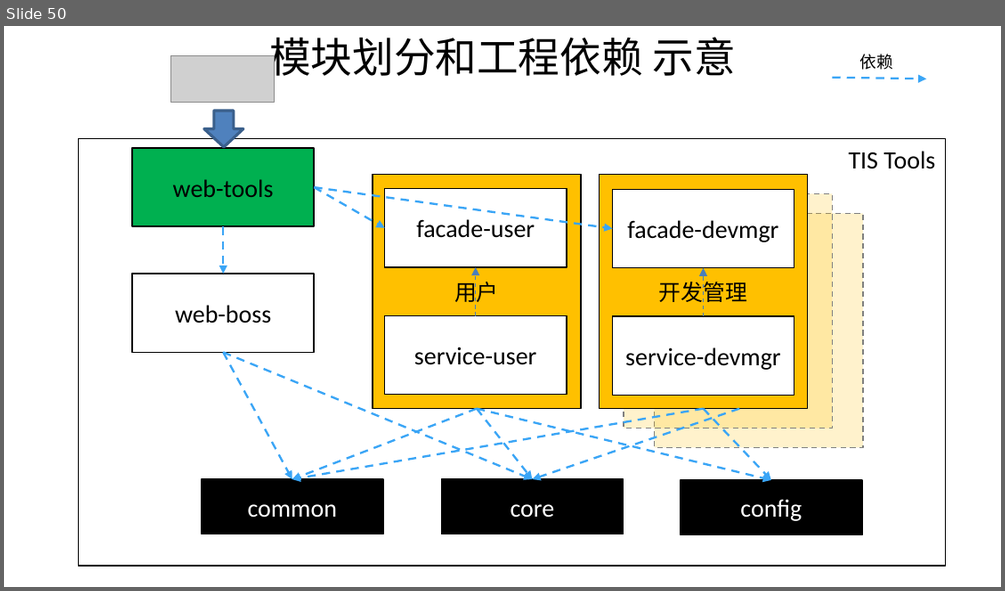
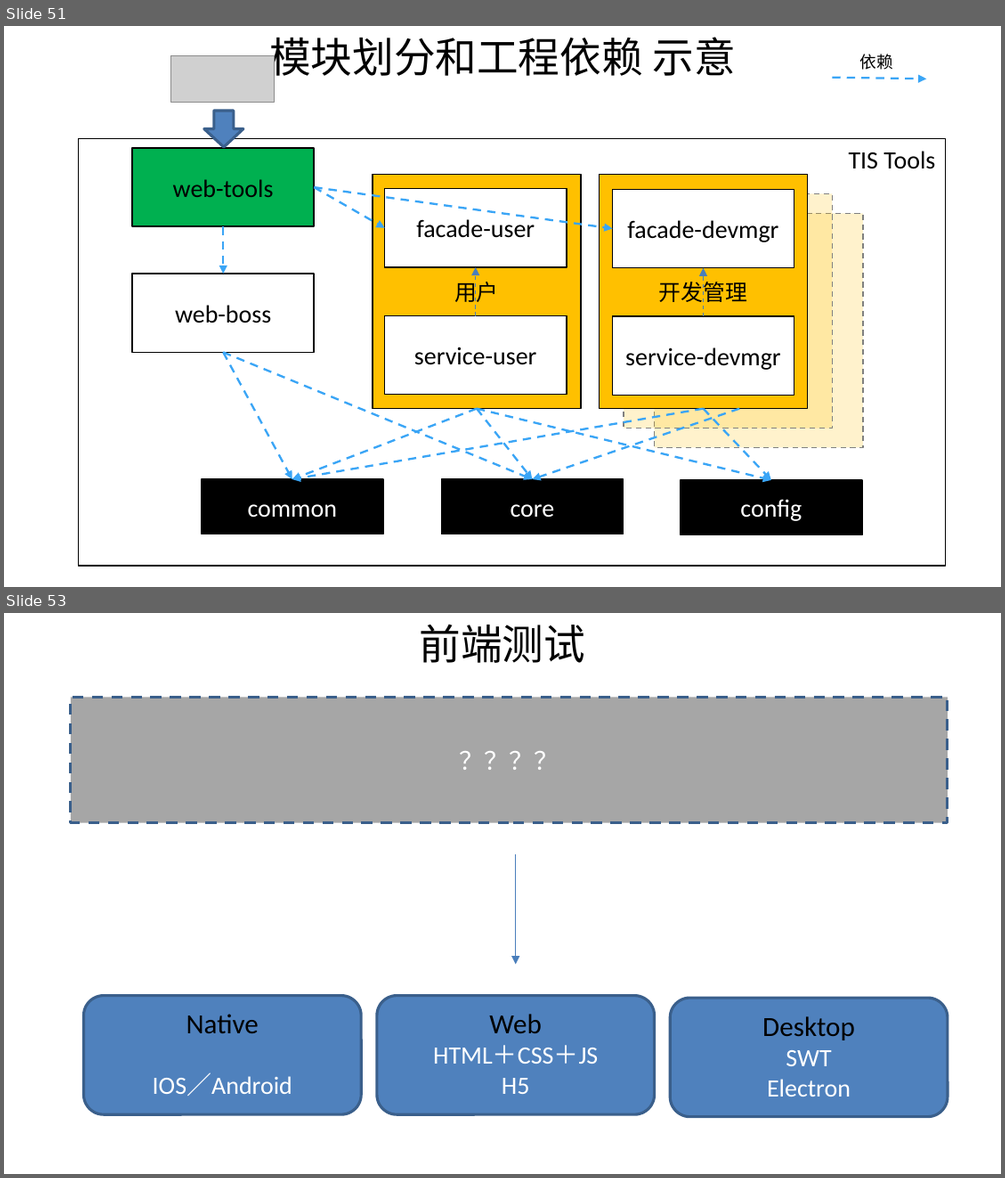
Before and after one commit to shiyunlai/tistools, a slide deck: readme/TIStools.pptx. Shown one above the other, each under a label of ours: slide 50 before the commit, slides 51 and 53 after it; the slides between them are not shown. The pictures are 1005x591 and 1005x1178 pixels, drawn with LibreOffice and Linux fonts; fonts in the diff are those of the drawing; grey boxes stand for pictures. Boxes give left, top, right and bottom in pixels: in the first picture for what was removed or moved away, otherwise in the second. Text is boxed around its words. In the diff, an @@ line names an element or a change of style, - is before the commit and + after.

Commit message:
记录关于分段独立测试的思考

```diff
--- a/readme/TIStools.pptx
+++ b/readme/TIStools.pptx
@@ slide 53 added at [4, 613, 1001, 1174], background #FFFFFF @@
@@ text added at [420, 624, 586, 663], 30 pt, text #000000 @@
+前端测试
@@ rectangle added at [71, 697, 948, 822], fill #A6A6A6, outline #3A5F8C 2 pt dashed, 18 pt, text #FFFFFF @@
+？？？？
@@ arrow added from (516, 854) to (516, 964), #4B7EBC 0.75 pt @@
@@ rounded rectangle added at [84, 996, 361, 1114], fill #4F81BD, outline #3A5F8C 2 pt, 18 pt, text #FFFFFF @@
+Native
+IOS／Android
@@ rounded rectangle added at [377, 996, 654, 1114], fill #4F81BD, outline #3A5F8C 2 pt, 18 pt, text #FFFFFF @@
+Web
+HTML＋CSS＋JS
+H5
@@ rounded rectangle added at [670, 997, 947, 1117], fill #4F81BD, outline #3A5F8C 2 pt, 18 pt, text #FFFFFF @@
+Desktop
+SWT
+Electron
@@ what was slide 50 is now slide 51 @@
```
Also in this commit, not shown: 1 slide changed, 5 other slides added.
